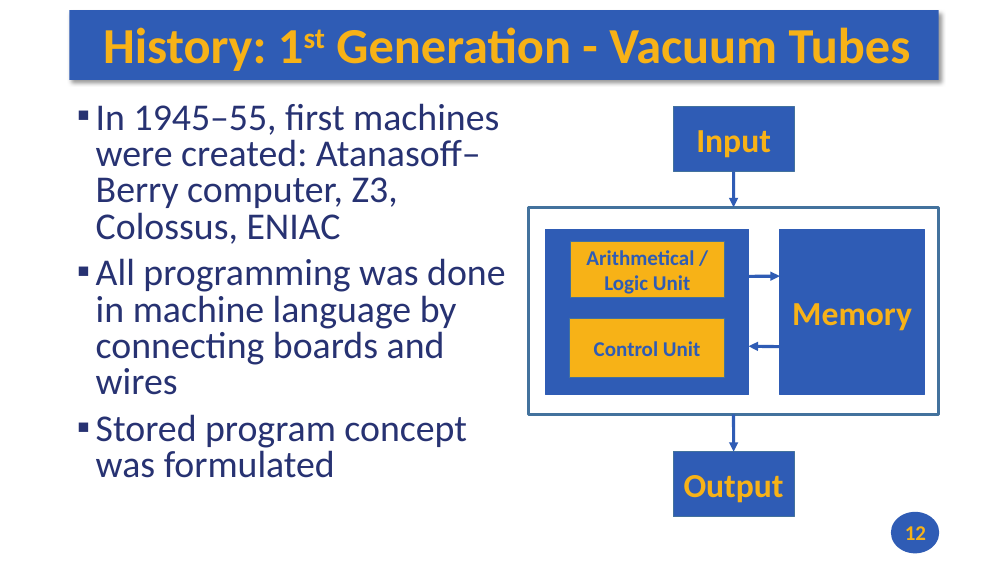
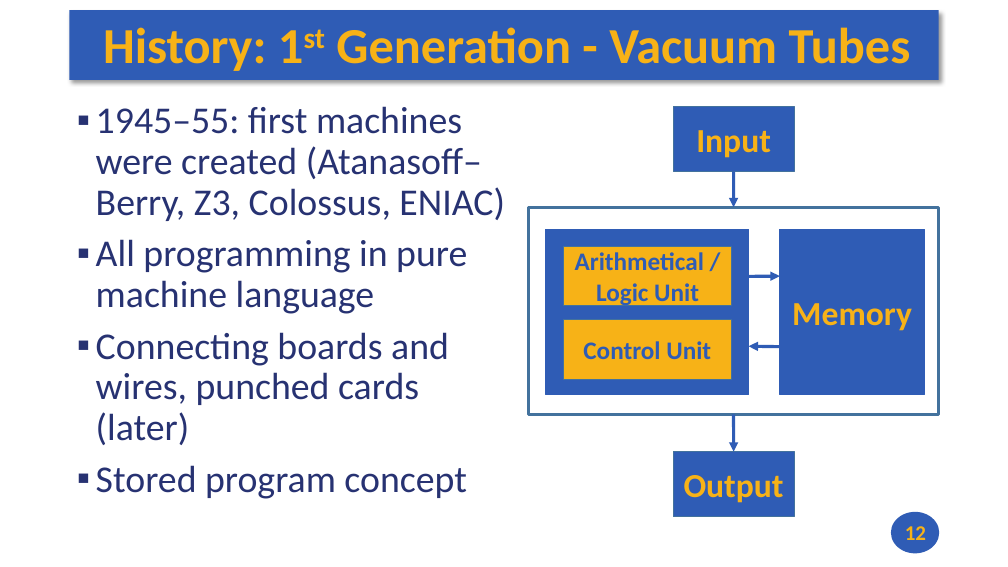
Before and after one commit to andrewt0301/hse-acos-course, a slide deck: slide 12 of docs/part1ca/01_Introduction/CA_Lecture_01.pptx. Drawn at 1008x567 pixels with LibreOffice and Linux fonts; fonts in the diff are those of the drawing. Boxes give left, top, right and bottom in pixels: in the first picture for what was removed or moved away, otherwise in the second. Text is boxed around its words. In the diff, an @@ line names an element or a change of style, - is before the commit and + after.

```diff
--- a/docs/part1ca/01_Introduction/CA_Lecture_01.pptx
+++ b/docs/part1ca/01_Introduction/CA_Lecture_01.pptx
@@ text at (96, 106, 505, 499): text changed @@
-▪ In 1945–55, first machines were created: Atanasoff–Berry computer, Z3, Colossus, ENIAC
-▪ All programming was done in machine language by connecting boards and wires
-▪ Stored program concept was formulated
+▪ 1945–55: first machines were created (Atanasoff–Berry, Z3, Colossus, ENIAC)
+▪ All programming in pure machine language
+▪ Connecting boards and wires, punched cards (later)
+▪ Stored program concept
@@ rectangle "Arithmetical / Logic Unit" at (564, 247, 731, 306): size 20 to 24 pt @@
@@ rectangle "Arithmetical / Logic Unit": place and size @@
-rectangle "Arithmetical / Logic Unit" at (570, 241, 725, 297)
+rectangle "Arithmetical / Logic Unit" at (564, 247, 731, 306)
@@ rectangle "Control Unit": place and size @@
-rectangle "Control Unit" at (570, 318, 725, 378)
+rectangle "Control Unit" at (564, 320, 731, 380)
@@ rectangle "Control Unit" at (564, 320, 731, 380): size 20 to 24 pt @@
```
Also in this commit, not shown: 6 other slides changed, 3 slides added, 1 other file.
